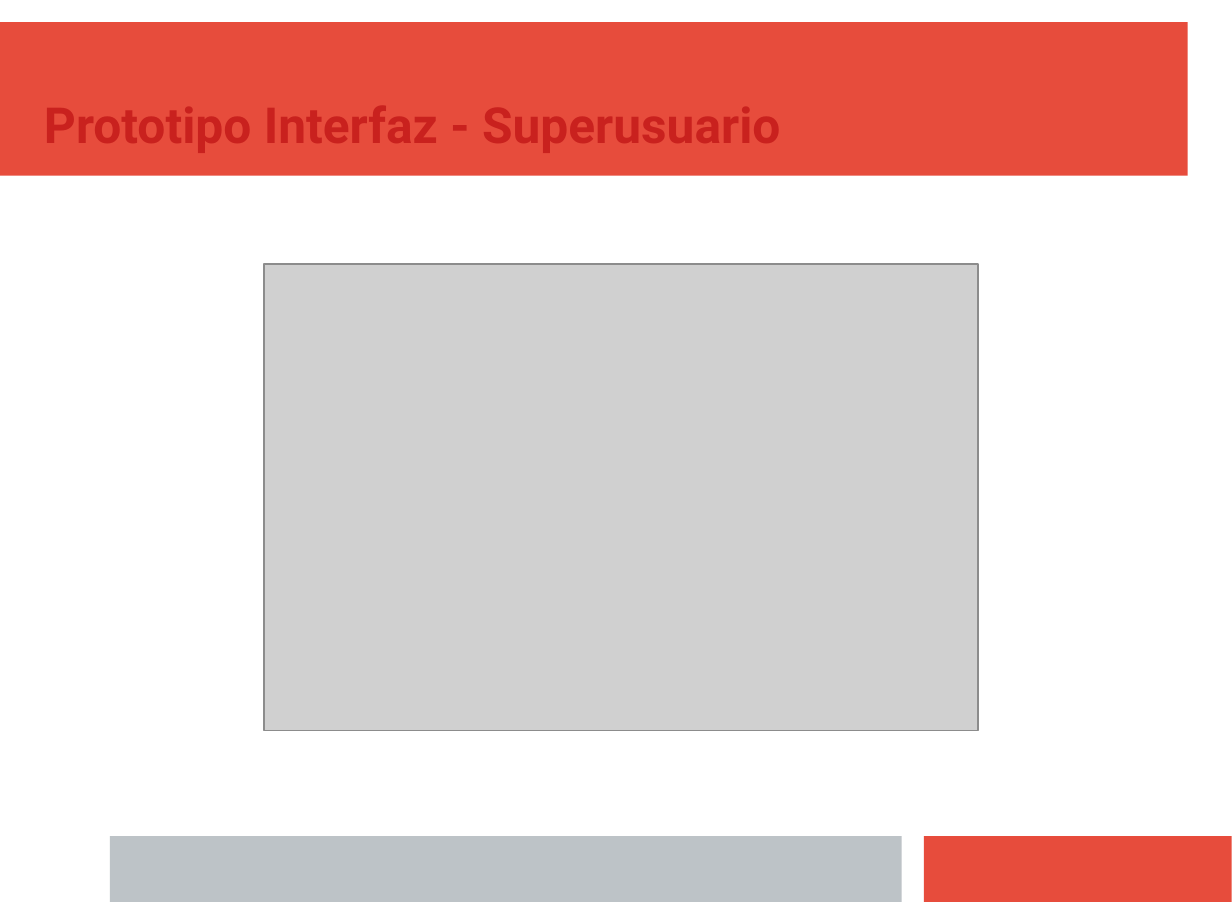
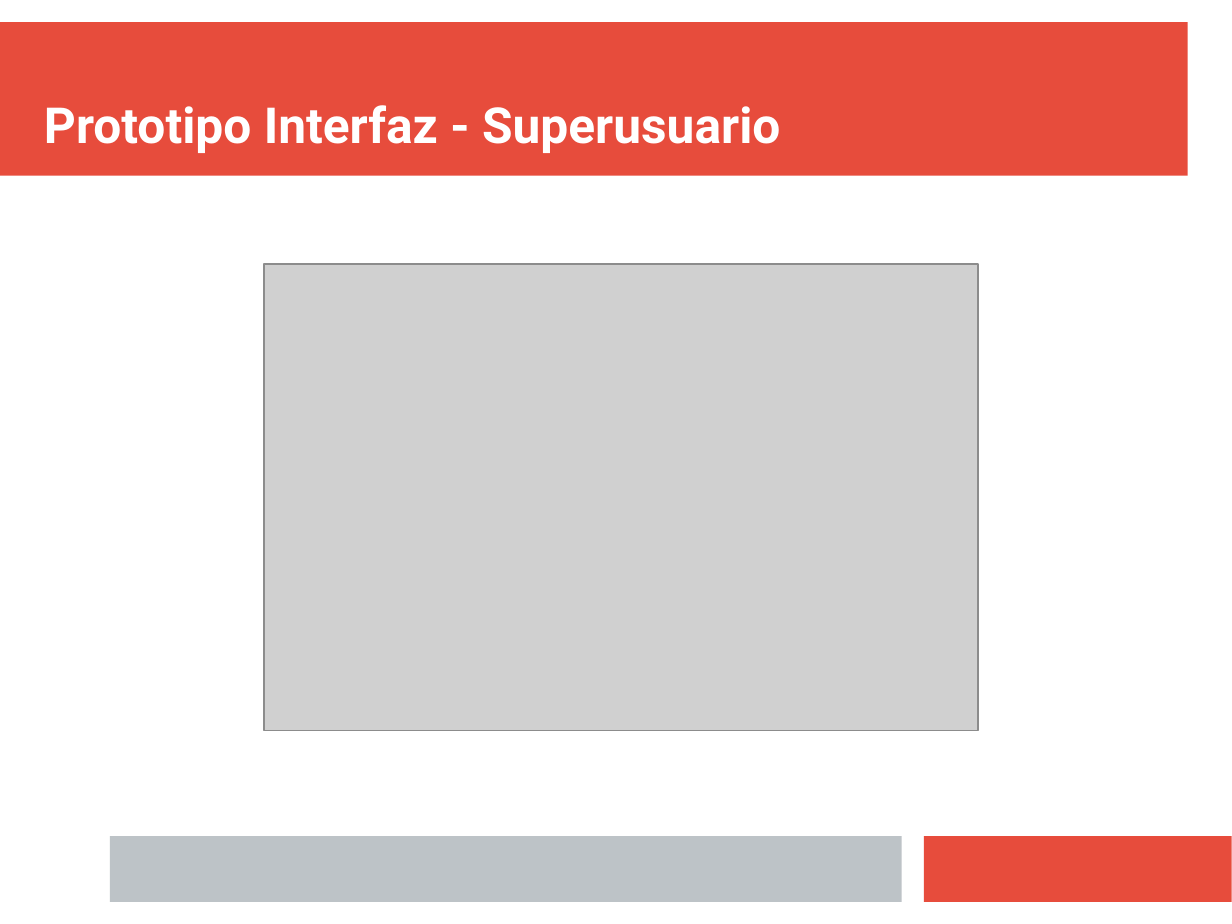
Before and after one commit to Juanba1998/APP-Restaurante, a slide deck: slide 10 of Material/Presentación/Presentacion Final.pptx. Drawn at 1232x924 pixels with LibreOffice and Linux fonts; fonts in the diff are those of the drawing; grey boxes stand for pictures. Boxes give left, top, right and bottom in pixels: in the first picture for what was removed or moved away, otherwise in the second. Text is boxed around its words. In the diff, an @@ line names an element or a change of style, - is before the commit and + after.

```diff
--- a/Material/Presentación/Presentacion Final.pptx
+++ b/Material/Presentación/Presentacion Final.pptx
@@ text "Prototipo Interfaz - Superusuario" at [44,105,780,153]: text colour #C9211E to #FFFFFF @@
```
Also in this commit, not shown: 8 other slides changed.
